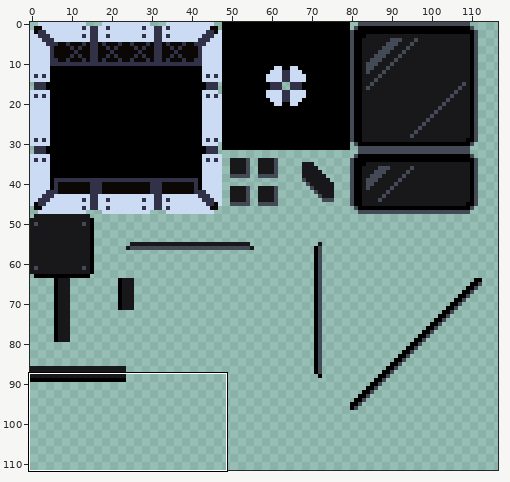
One commit to this pixel-art file: Assets/_Project/Core/Levels/Tileset/Sprites/TX_Lab_Main.aseprite. Above, an overview of the earlier version with the close-up marked.
Close-up. Old version:
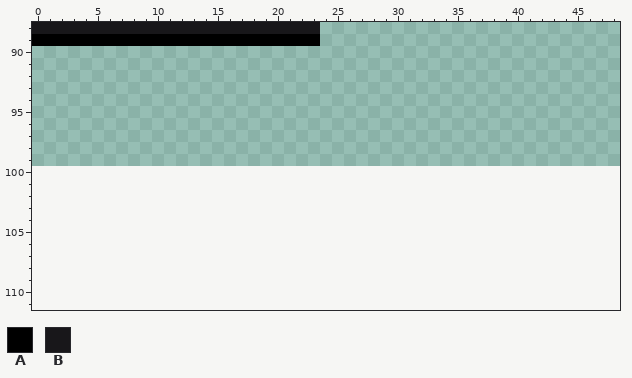
116x100 pixels, 1 frame. Shown: x 0..48, y 88..111. The old version is drawn lined up with the new one, on the new canvas. The wide view leaves out empty margins.
Palette (. is transparent): A #000000  B #18171a
Pixels before, first column x 0:
88 BBBBBBBBBBBBBBBBBBBBBBBB
89 AAAAAAAAAAAAAAAAAAAAAAAA
After:
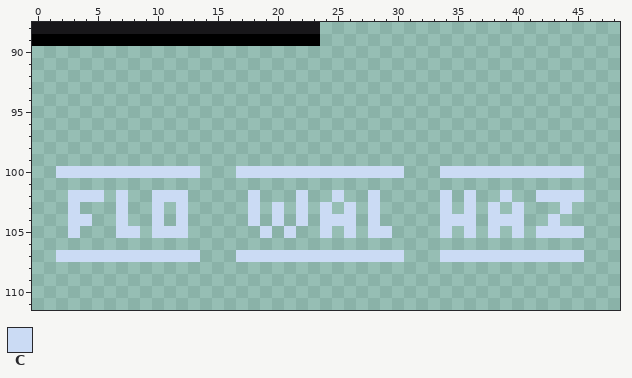
Colours new in this view: C #cbdbf4
The edit:
canvas 116x100 -> 128x112
Changed rows in their new state; - is an unchanged pixel.
first column x 2:
100 CCCCCCCCCCCC---CCCCCCCCCCCCCC---CCCCCCCCCCCC
102 -CCC-C--CCC-----C---C--C--C-----C-C--C--CCCC
103 -C---C--C-C-----C-C-C-C-C-C-----C-C-C-C---C-
104 -CC--C--C-C-----C-C-C-CCC-C-----CCC-CCC--C--
105 -C---CC-CCC------C-C--C-C-CC----C-C-C-C-CCCC
107 CCCCCCCCCCCC---CCCCCCCCCCCCCC---CCCCCCCCCCCC
